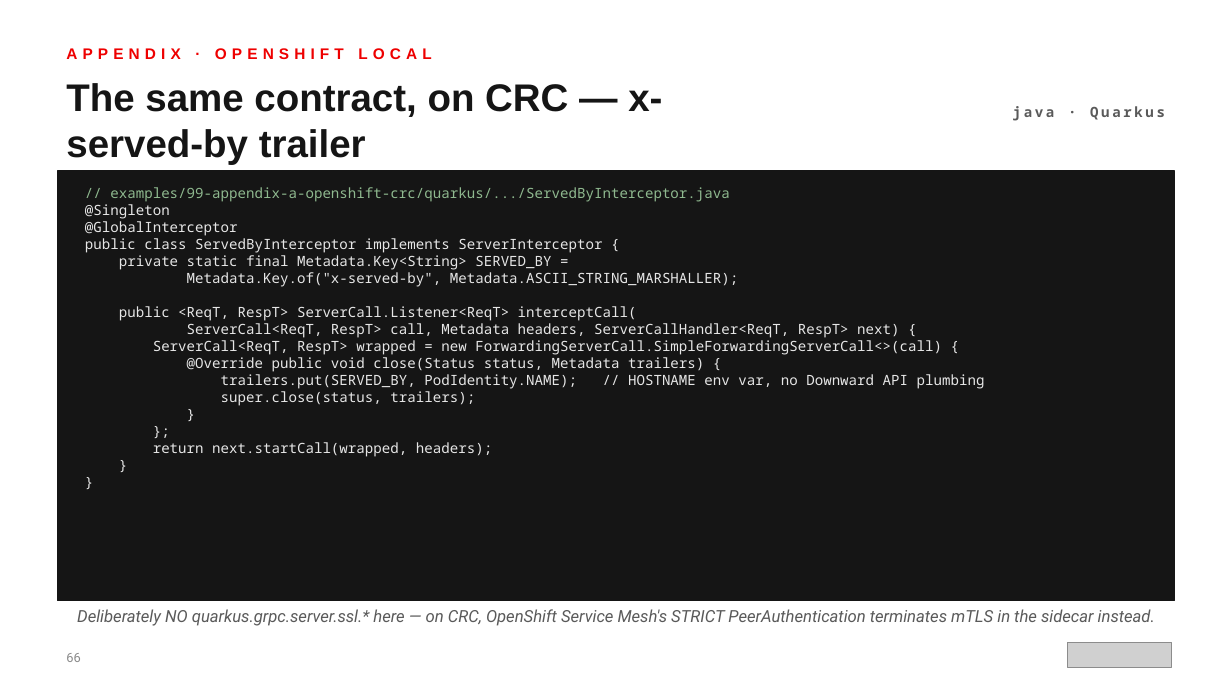
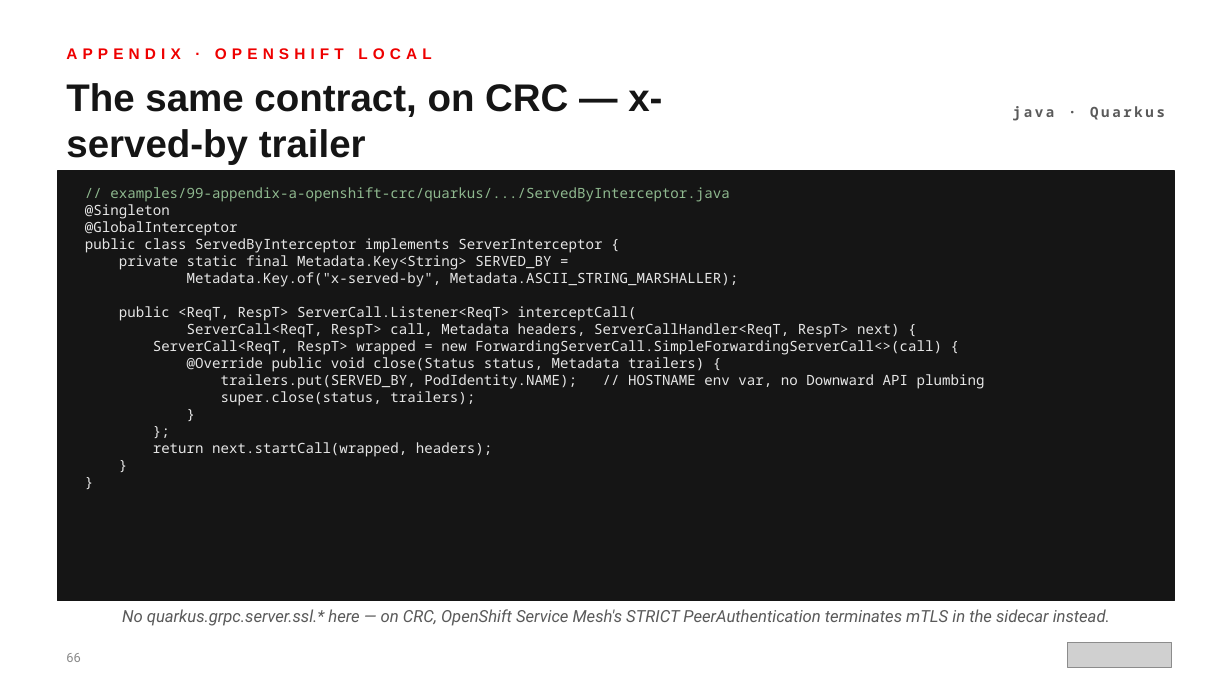
Before and after one commit to patterncatalyst/api-patterns-and-practices-grpc, a slide deck: slide 66 of presentation/api-patterns-grpc-quarkus/api-patterns-grpc-quarkus-r1.0.pptx. Drawn at 1232x693 pixels with LibreOffice and Linux fonts; fonts in the diff are those of the drawing; grey boxes stand for pictures. Boxes give left, top, right and bottom in pixels: in the first picture for what was removed or moved away, otherwise in the second. Text is boxed around its words. In the diff, an @@ line names an element or a change of style, - is before the commit and + after.

```diff
--- a/presentation/api-patterns-grpc-quarkus/api-patterns-grpc-quarkus-r1.0.pptx
+++ b/presentation/api-patterns-grpc-quarkus/api-patterns-grpc-quarkus-r1.0.pptx
@@ text at [122, 609, 1110, 626]: text changed @@
-Deliberately NO quarkus.grpc.server.ssl.* here — on CRC, OpenShift Service Mesh's STRICT PeerAuthentication terminates mTLS in the sidecar instead.
+No quarkus.grpc.server.ssl.* here — on CRC, OpenShift Service Mesh's STRICT PeerAuthentication terminates mTLS in the sidecar instead.
```
Also in this commit, not shown: 3 other slides changed, 5 other files.
